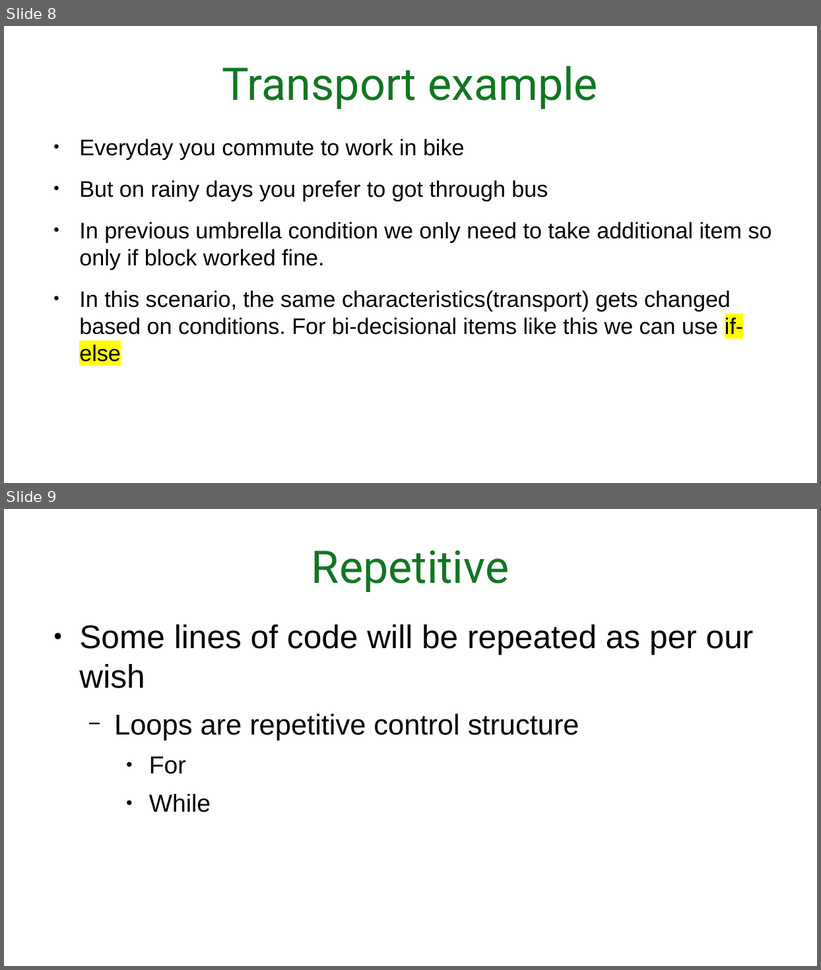
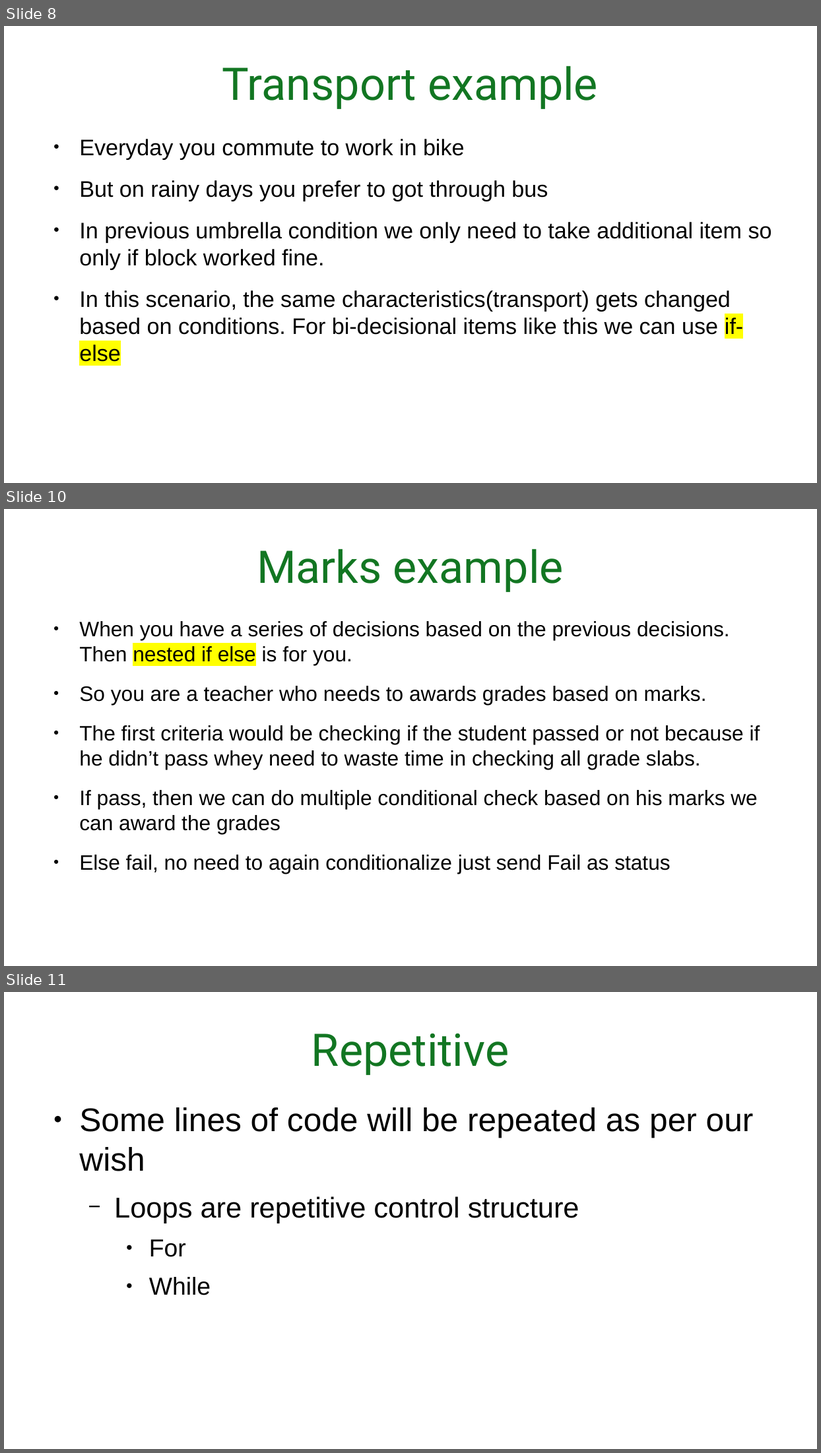
Before and after one commit to parameshwar-A/pythoncoursematerials, a slide deck: slides/control_structures.odp. Shown one above the other, each under a label of ours: slides 8 and 9 before the commit, slides 8, 10 and 11 after it; the slides between them are not shown. The pictures are 821x970 and 821x1453 pixels, drawn with LibreOffice and Linux fonts; fonts in the diff are those of the drawing. Boxes give left, top, right and bottom in pixels: in the first picture for what was removed or moved away, otherwise in the second. Text is boxed around its words. In the diff, an @@ line names an element or a change of style, - is before the commit and + after.

```diff
--- a/slides/control_structures.odp
+++ b/slides/control_structures.odp
@@ slide 10 added at box(4, 509, 817, 966), background #FFFFFF @@
@@ title added at box(257, 549, 564, 592), 44 pt, text #127622 @@
+Marks example
@@ text added at box(79, 621, 760, 873), 20.4 pt, text #000000 @@
+● When you have a series of decisions based on the previous decisions. Then nested if else is for you.
+● So you are a teacher who needs to awards grades based on marks.
+● The first criteria would be checking if the student passed or not because if he didn’t pass whey need to waste time in checking all grade slabs.
+● If pass, then we can do multiple conditional check based on his marks we can award the grades
+● Else fail, no need to again conditionalize just send Fail as status
@@ what was slide 9 is now slide 11 @@
```
Also in this commit, not shown: 1 other slide added, 3 other files.
